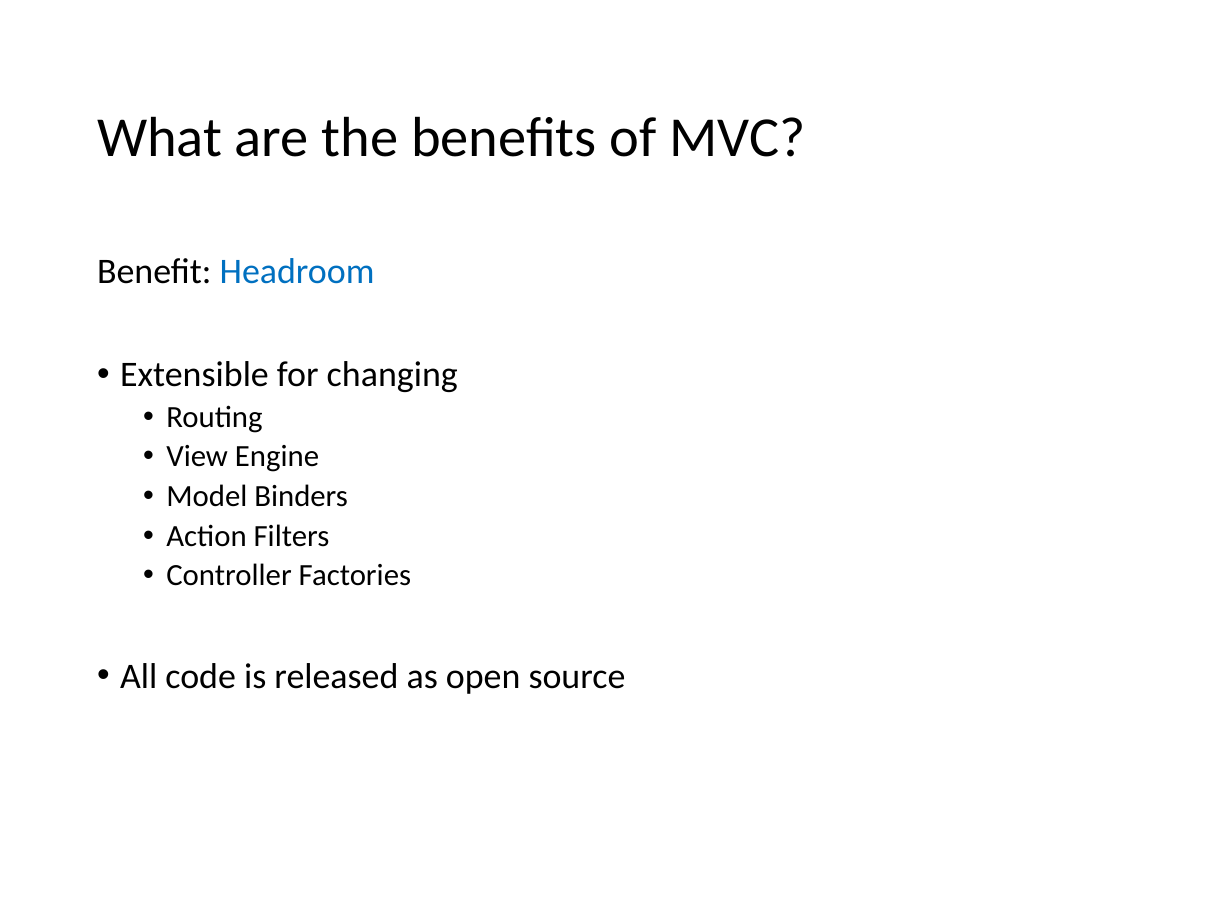
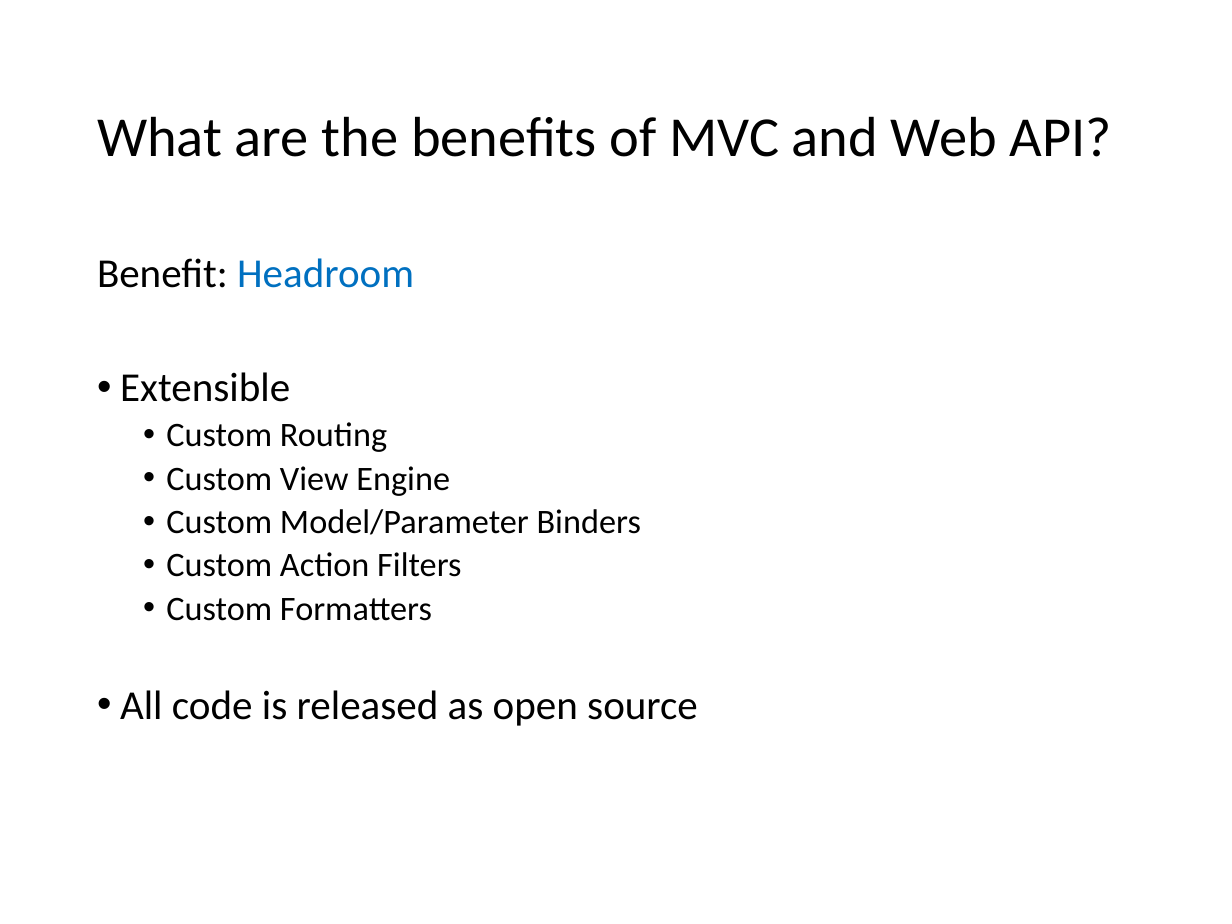
Before and after one commit to VolareSoftware/Presentations, a slide deck: slide 27 of Intro to MVC and Web API - Denver Dev Days/Introduction to MVC and Web API.pptx (slide 21 before the commit). Drawn at 1232x924 pixels with LibreOffice and Linux fonts; fonts in the diff are those of the drawing. Boxes give left, top, right and bottom in pixels: in the first picture for what was removed or moved away, otherwise in the second. Text is boxed around its words. In the diff, an @@ line names an element or a change of style, - is before the commit and + after.

Commit message:
save point with more on routing and views

```diff
--- a/Intro to MVC and Web API - Denver Dev Days/Introduction to MVC and Web API.pptx
+++ b/Intro to MVC and Web API - Denver Dev Days/Introduction to MVC and Web API.pptx
@@ title at (97, 116, 1112, 157): text changed @@
-What are the benefits of MVC?
+What are the benefits of MVC and Web API?
@@ text at (97, 258, 698, 726): size 21 to 24 pt in "Benefit: Headroom", "All code is released as open source" @@
@@ text at (120, 372, 641, 621): text changed; size 18 to 20 pt @@
-• Extensible for changing
-  • Routing
-  • View Engine
-  • Model Binders
-  • Action Filters
-  • Controller Factories
+• Extensible
+  • Custom Routing
+  • Custom View Engine
+  • Custom Model/Parameter Binders
+  • Custom Action Filters
+  • Custom Formatters
```
Also in this commit, not shown: 17 other slides changed, 8 slides added, 2 slides removed, 1 other file.
